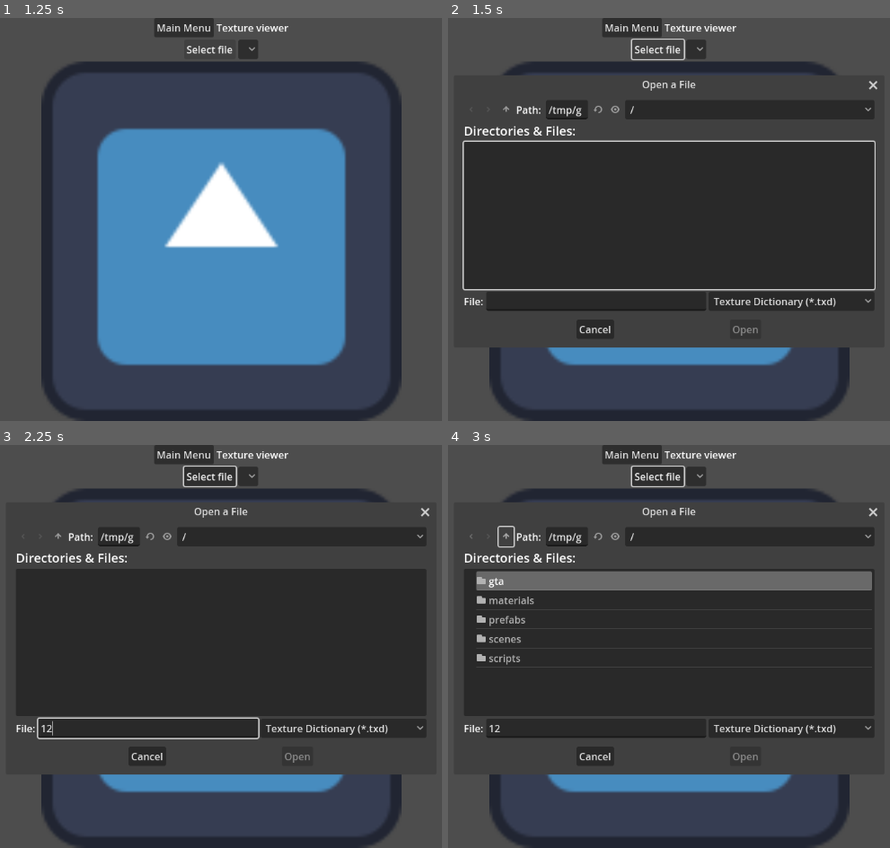
Above: before the commit, frames 1-4 (two rows, left to right).
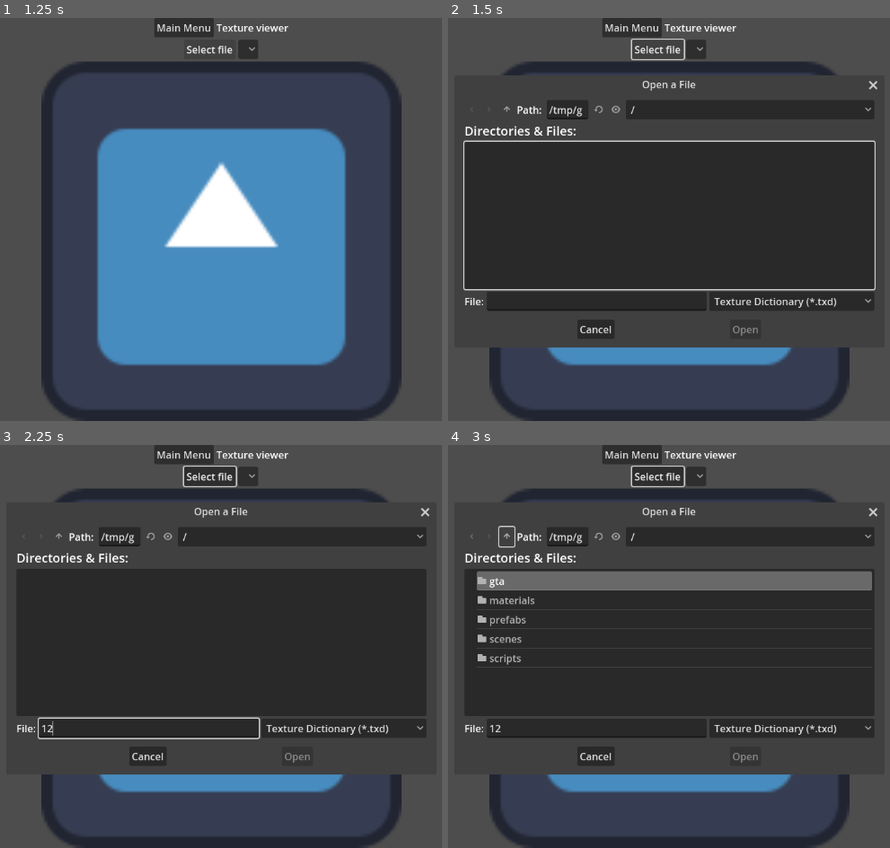
Above: after the commit, the same moments.

Repository: FOSS-Supremacy/OpenLiberty
Game: Godot game, scene res://startup.tscn
Same seed, same stepped clock (60 frames per second), same inputs: the game is played once before the commit and once after it. The engine's default icon, where the game draws it, is replaced by a stand-in: a white triangle on a blue panel in a dark square.
Inputs (mouse positions are in pixels of both pictures, inside the frame that each line leads up to):
- Up to frame 1 (1.25 s): click "Texture viewer" at 0.5 s
- Up to frame 2 (1.5 s): click "Select file" at 1.25 s
- Up to frame 3 (2.25 s): click (150, 727) at 2.02 s; type "12" at 2.1 s
- Up to frame 4 (3 s): click (505, 537) at 2.75 s

Frame 1 is identical in both runs. In frame 2, 1.0% of the frame differs, in the area x 3-88%, y 21-79%; in frame 3, 0.9%; in frame 4, 1.3%, in the area x 3-88%, y 20-79%.
Error in both runs: Assertion failed: 0 (res://scripts/asset_loader.gd:11)

Commit message:
Make StreamedMesh thread a class member

Diff:
--- a/scripts/classes/streamed_mesh.gd
+++ b/scripts/classes/streamed_mesh.gd
@@ -3,7 +3,7 @@
 
 
 var _idef: ItemDef
-var _loading := false
+var _thread := Thread.new()
 
 var _mesh_buf: Mesh
 
@@ -13,19 +13,14 @@
 
 
 func _process(delta: float) -> void:
-	if _loading == false:
+	if _thread.is_started() == false:
 		var dist := get_viewport().get_camera_3d().global_transform.origin.distance_to(global_transform.origin)
 		if dist < visibility_range_end and mesh == null:
-			_loading = true
-
-			var thread := Thread.new()
-			thread.start(_load_mesh)
-			while thread.is_alive():
+			_thread.start(_load_mesh)
+			while _thread.is_alive():
 				await get_tree().process_frame
-			thread.wait_to_finish()
+			_thread.wait_to_finish()
 			mesh = _mesh_buf
-
-			_loading = false
 		elif dist > visibility_range_end and mesh != null:
 			mesh = null
 
